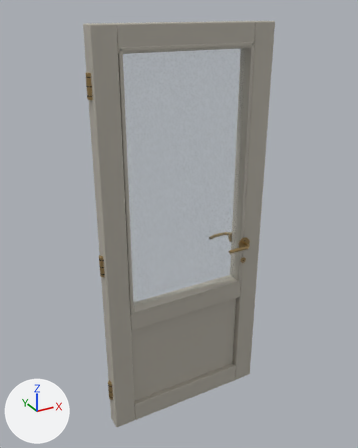
The glTF model public/room/assets/studio-furniture/door.glb: old version first, new version second.
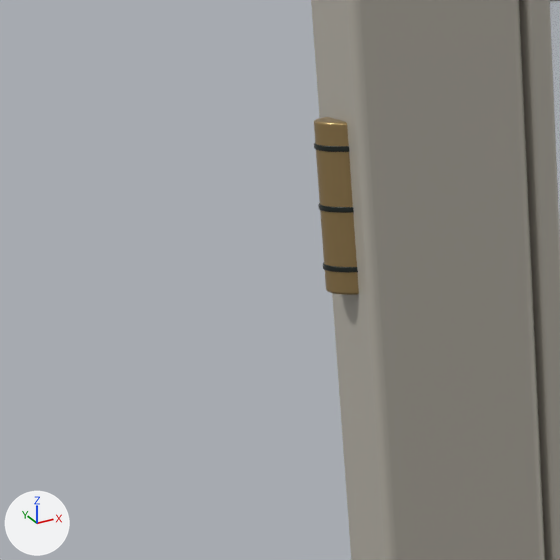
The first picture shows the older version from a 50 mm camera at (-0.78, -2.28, 2.42) aimed at (0.5, 0.04, 1.26). The close-ups show the older and then the newer version on the part from 10% to 35% of the width and 12% to 32% of the height of that picture. Only the edits that show in the close-ups are written down. The axes (+X, +Y, +Z) are drawn at lower left. The lights are the same throughout. Where no turn or scale is listed for an object, it has been applied to the vertices. Vertices at exactly the same position are counted once.

Names of what the first close-up shows: 'door / Brushed warm brass', 'door / Champagne powder coat', 'door / Quiet clear glazing', 'door / Warm graphite steel'.
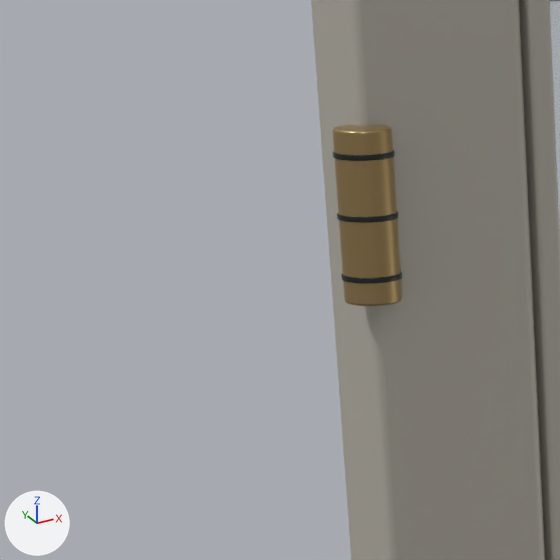
Where the newer file only moved an object's origin or applied its transform, the numbers keep the older frame.

Patch to the scene script:
```diff
--- a/public/room/assets/studio-furniture/door.glb.py
+++ b/public/room/assets/studio-furniture/door.glb.py
@@ me_cone_077 @@
 me_cone_077.from_pydata(...)  # 1540 vertices, 3012 faces; spans x -0.02..0.94, y -0.13..0.13, z 0.21..2.14
 # used by ob_door___brushed_warm_brass; location = (0.0, 0.0, 0.0)
+# me_cone_077 part 1: the loose piece of 192 vertices spanning x -0.02..0.03, y -0.02..0.02, z 2.02..2.14 is moved by (0.0, -0.05, 0.0)
 me_cone_077.materials.append(mat_brushed_warm_brass)
@@ ob_door___warm_graphite_steel @@
 ob_door___warm_graphite_steel = bpy.data.objects.new('door / Warm graphite steel', me_cone_066)
-ob_door___warm_graphite_steel.location = (0.0, 0.0, 0.0)
+ob_door___warm_graphite_steel.location = (0.0, -0.052, 0.0)
```

Location of each change, [x1, y1, x2, y2] in pixels of the close-ups (560 x 560 px):
'door / Brushed warm brass', reshaped
    before: [314, 117, 359, 295]
    after: [333, 124, 402, 306]
'door / Warm graphite steel', moved
    before: [314, 143, 358, 273]
    after: [333, 150, 402, 284]
